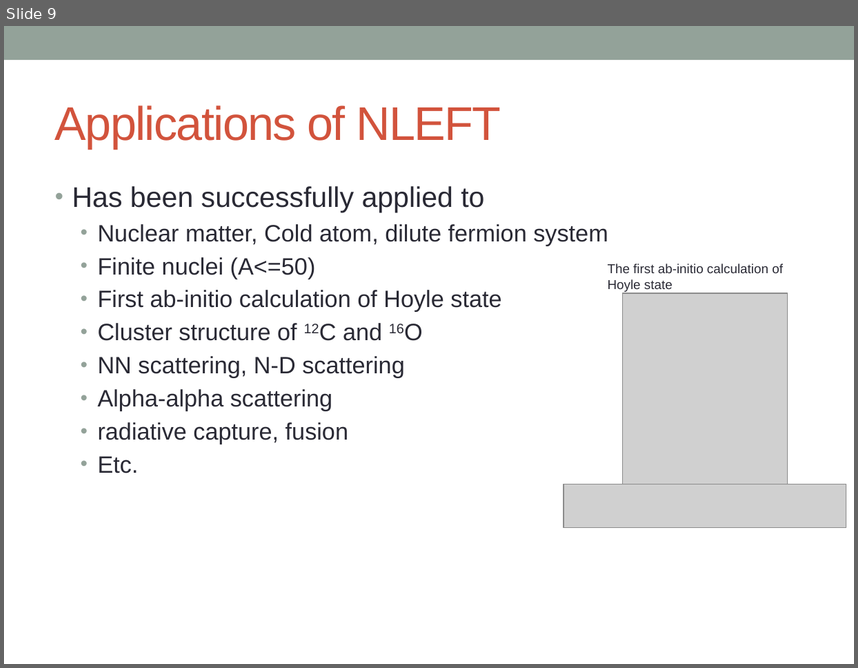
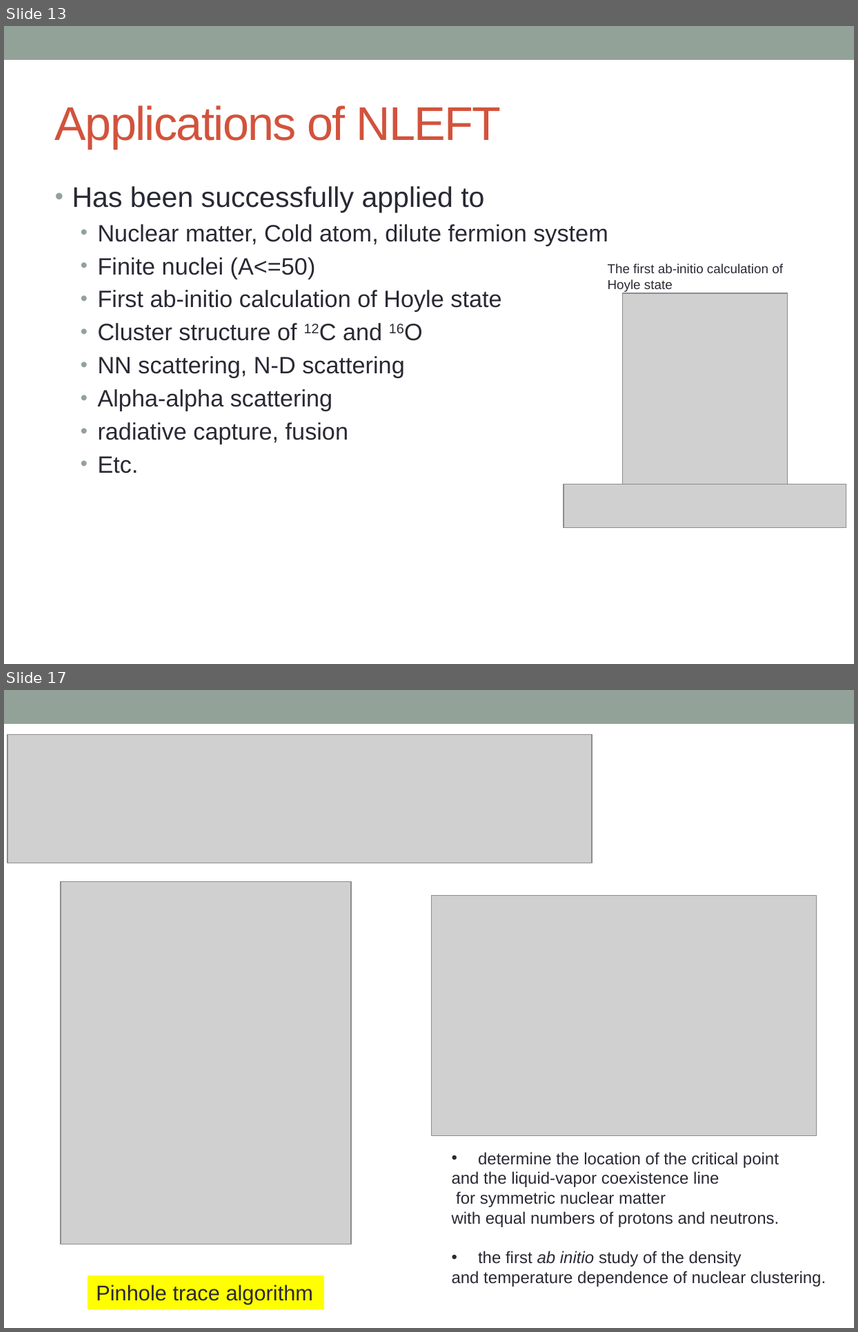
Before and after one commit to alphacentaury-github/NPSS2020, a slide deck: 20211002_BCC_OMEG.pptx. Shown one above the other, each under a label of ours: slide 9 before the commit, slides 13 and 17 after it; the slides between them are not shown. The pictures are 858x668 and 858x1332 pixels, drawn with LibreOffice and Linux fonts; fonts in the diff are those of the drawing; grey boxes stand for pictures. Boxes give left, top, right and bottom in pixels: in the first picture for what was removed or moved away, otherwise in the second. Text is boxed around its words. In the diff, an @@ line names an element or a change of style, - is before the commit and + after.

```diff
--- a/20211002_BCC_OMEG.pptx
+++ b/20211002_BCC_OMEG.pptx
@@ slide 17 added at [4, 690, 854, 1328], background #FFFFFF; not listed: 1 template element that a slide beside it also shows @@
@@ picture added at [7, 734, 593, 862] @@
@@ picture added at [61, 881, 352, 1244] @@
@@ picture added at [432, 896, 817, 1136] @@
@@ text added at [452, 1152, 826, 1286], 14 pt, text #292934 @@
+• determine the location of the critical point
+and the liquid-vapor coexistence line
+for symmetric nuclear matter
+with equal numbers of protons and neutrons.
+• the first ab initio study of the density
+and temperature dependence of nuclear clustering.
@@ rectangle added at [87, 1275, 323, 1309], fill #FFFF00, 18 pt, text #292934 @@
+Pinhole trace algorithm
@@ what was slide 9 is now slide 13 @@
```
Also in this commit, not shown: 6 slides changed, 18 other slides added, 5 slides removed.
